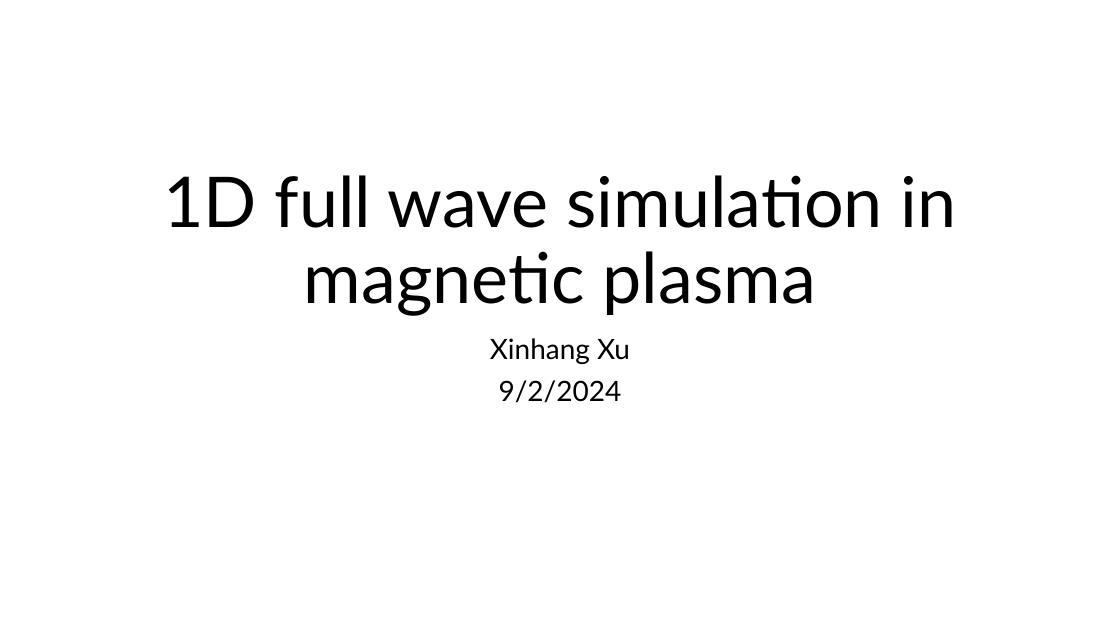
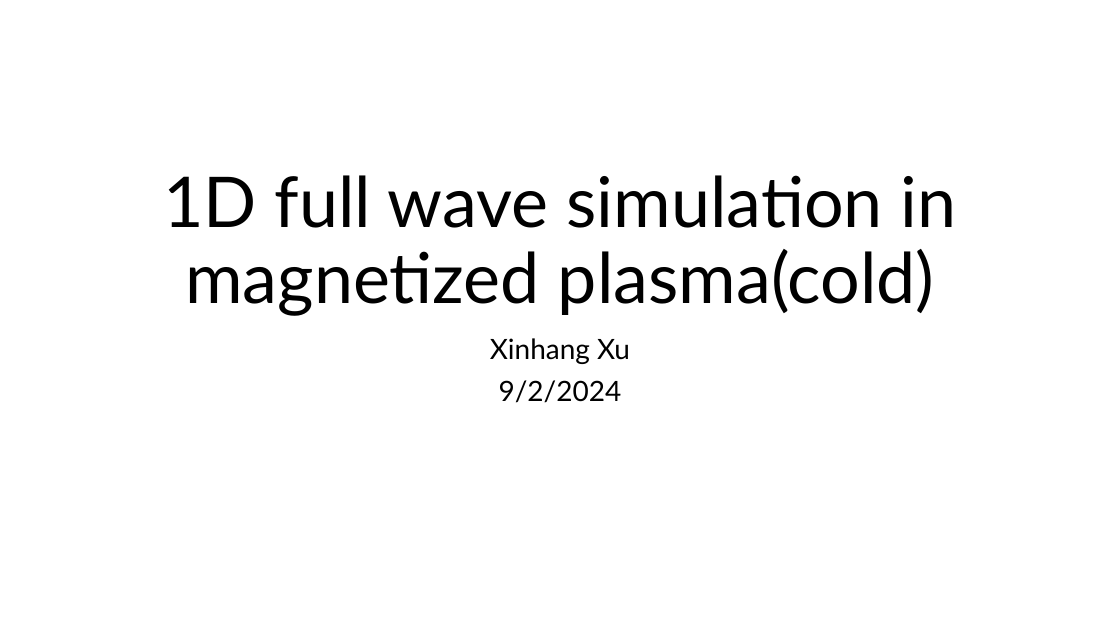
Before and after one commit to USTC-star/computer_share, a slide deck: slide 1 of 1D full wave simulation in magnetic plasma.pptx. Drawn at 1120x630 pixels with LibreOffice and Linux fonts; fonts in the diff are those of the drawing. Boxes give left, top, right and bottom in pixels: in the first picture for what was removed or moved away, otherwise in the second. Text is boxed around its words. In the diff, an @@ line names an element or a change of style, - is before the commit and + after.

```diff
--- a/1D full wave simulation in magnetic plasma.pptx
+++ b/1D full wave simulation in magnetic plasma.pptx
@@ title at <box>163,175,957,316</box>: text changed @@
-1D full wave simulation in magnetic plasma
+1D full wave simulation in magnetized plasma(cold)
```
Also in this commit, not shown: 7 other slides changed, 3 slides added.
